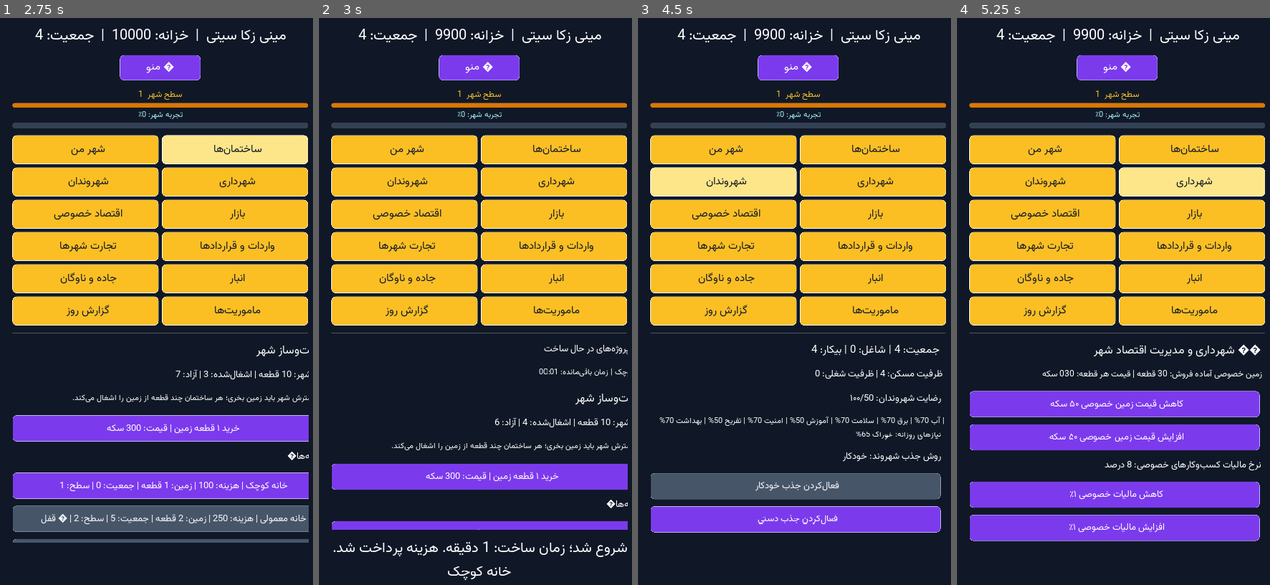
Above: before the commit, frames 1-4 (left to right).
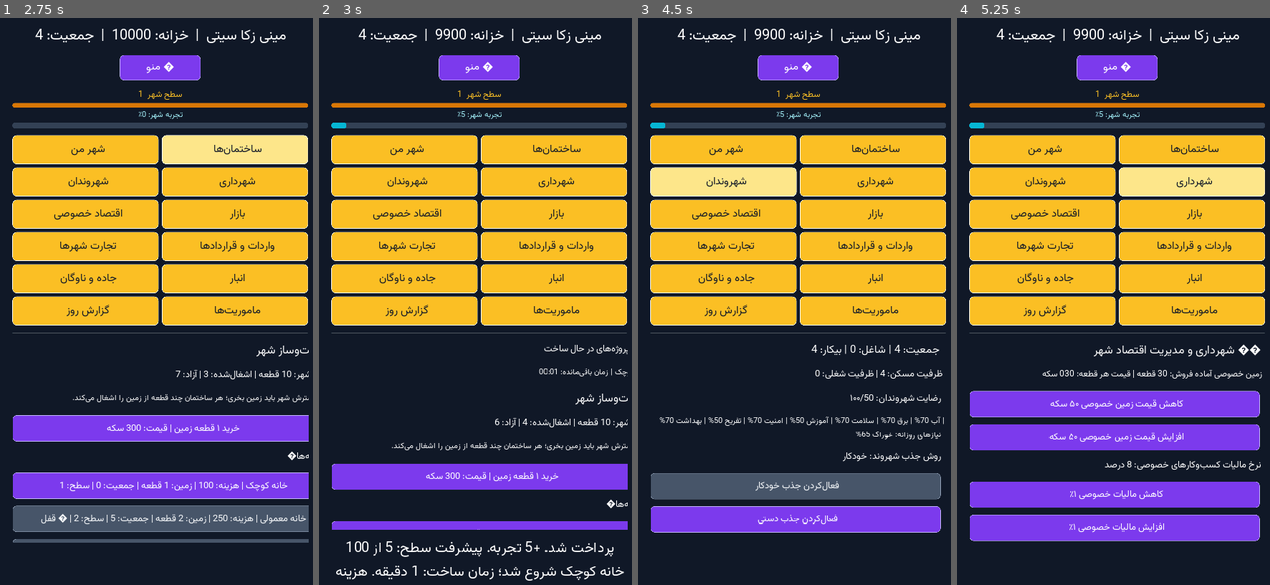
Above: after the commit, the same moments.

Repository: zekainstabot/mini-zeka-city
Game: Godot game, scene res://Main.tscn
Same seed, same stepped clock (60 frames per second), same inputs: the game is played once before the commit and once after it.
Inputs:
- Up to frame 1 (2.75 s): click "ﻮﻨﻣ ☰" at 0.5 s; click "ﻦﻣ ﺮﻬﺷ" at 1.25 s; click "ﺎﻫ‌ﻥﺎﻤﺘﺧﺎﺳ" at 2 s
- Up to frame 2 (3 s): click "1 :ﺢﻄﺳ | 0 :ﺖﯿﻌﻤﺟ | ﻪﻌﻄﻗ 1 :ﻦ…" at 2.75 s
- Up to frame 3 (4.5 s): click "1 :ﺢﻄﺳ | 0 :ﺖﯿﻌﻤﺟ | ﻪﻌﻄﻗ 1 :ﻦ…" at 3.5 s; click "ﻥﺍﺪﻧﻭﺮﻬﺷ" at 4.25 s
- Up to frame 4 (5.25 s): click "ﯼﺭﺍﺩﺮﻬﺷ" at 5 s

Frame 1 is identical in both runs. In frame 2, 1.4% of the frame differs, in the area x 3-99%, y 16-100%; in frame 3, less than 0.1%; in frame 4, less than 0.1%.

Commit message:
Award city XP immediately when construction is started

Diff:
--- a/scripts/GameEngine.gd
+++ b/scripts/GameEngine.gd
@@ -511,11 +511,13 @@
 		"central_bank":240,"factory":240,"hospital":240,"university":300,
 		"huge_warehouse":300,"shopping_mall":300,"cultural_center":300
 	}
+	var earned_xp = _building_xp_reward(data)
+	var xp_message = _award_xp(earned_xp)
 	if construction_times.has(id):
 		var seconds = int(construction_times[id])
 		state.constructions.append({"id":id,"finish_at":OS.get_unix_time()+seconds})
 		save_game()
-		return {"ok":true,"message":data.name+" شروع شد؛ زمان ساخت: %d دقیقه. هزینه پرداخت شد." % int(ceil(float(seconds)/60.0))}
+		return {"ok":true,"message":data.name+" شروع شد؛ زمان ساخت: %d دقیقه. هزینه پرداخت شد. +%d تجربه. %s" % [int(ceil(float(seconds)/60.0)),earned_xp,xp_message]}
 	if id == "central_bank":
 		state.central_bank_rebuild_days_left = 0
 	state.buildings.append({"id":id,"workers":0,"balance":0})
@@ -526,7 +528,7 @@
 	assign_jobs()
 	_update_missions()
 	save_game()
-	return {"ok":true,"message":data.name+" با موفقیت ساخته شد."}
+	return {"ok":true,"message":data.name+" با موفقیت ساخته شد. +%d تجربه. %s" % [earned_xp,xp_message]}
 
 func process_constructions():
 	var now = OS.get_unix_time()
@@ -851,6 +853,32 @@
 
 func adjust_private_land_price(delta):
 	return CitizenSociety.new().adjust_private_land_price(self, int(delta))
+
+func _building_xp_reward(data):
+	# Bigger and more expensive projects grant more experience, with a sensible cap.
+	return int(clamp(5 + int(int(data.get("cost", 0)) / 500), 5, 25))
+
+func _award_xp(amount):
+	var previous_level = int(state.get("level", 1))
+	state.xp = int(state.get("xp", 0)) + max(0, int(amount))
+	var levels_gained = 0
+	while state.xp >= get_xp_required_for_next_level():
+		state.xp -= get_xp_required_for_next_level()
+		state.level += 1
+		levels_gained += 1
+	_update_missions()
+	if levels_gained > 0:
+		var newly_unlocked = []
+		for building_id in BUILDINGS.keys():
+			var definition = BUILDINGS[building_id]
+			var required_level = int(definition.get("level_unlock", 1))
+			if required_level > previous_level and required_level <= int(state.level) and int(state.population) >= int(definition.get("unlock", 0)):
+				newly_unlocked.append(str(definition.name))
+		var message = "سطح شهر به %d رسید!" % int(state.level)
+		if newly_unlocked.size() > 0:
+			message += " ساختمان‌های تازه: " + "، ".join(newly_unlocked)
+		return message
+	return "پیشرفت سطح: %d از %d" % [int(state.xp), get_xp_required_for_next_level()]
 
 func get_xp_required_for_next_level():
 	return max(100, int(state.get("level", 1)) * 100)
